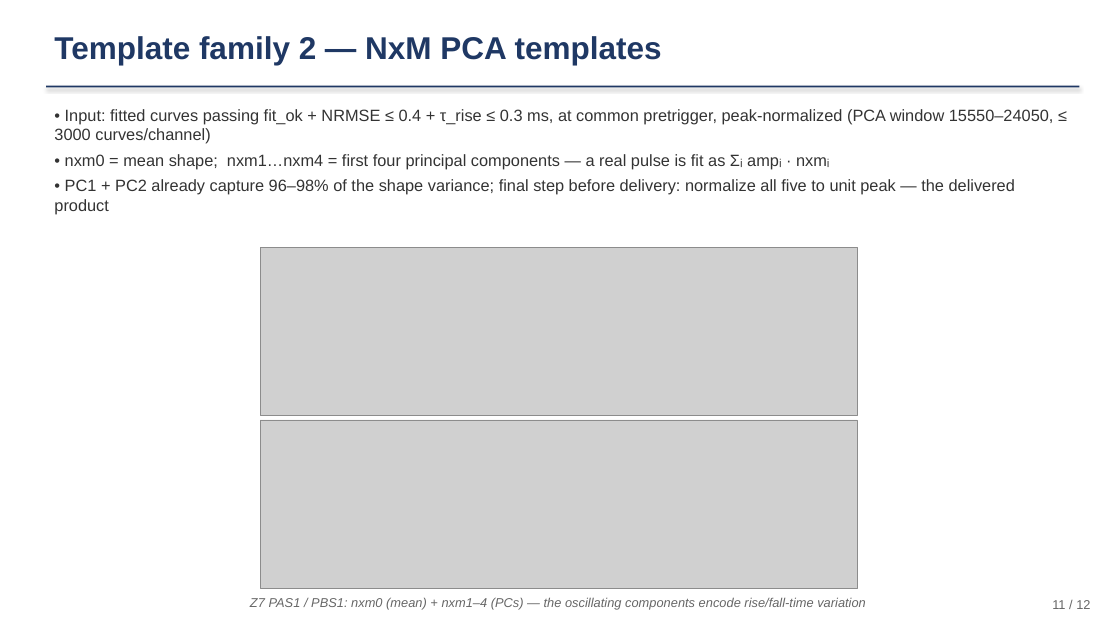
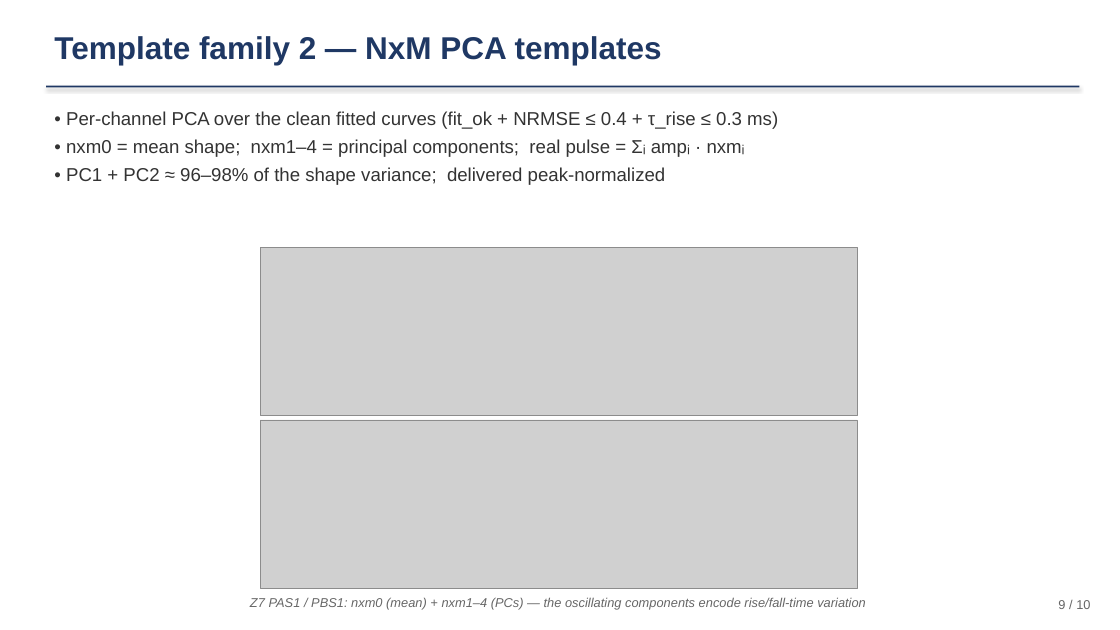
Before and after one commit to ZhihengLi0/urop, a slide deck: slide 9 of snolab/presentation/SNOLAB_R4_pulse_templates_20260715.pptx (slide 11 before the commit). Drawn at 1120x630 pixels with LibreOffice and Linux fonts; fonts in the diff are those of the drawing; grey boxes stand for pictures. Boxes give left, top, right and bottom in pixels: in the first picture for what was removed or moved away, otherwise in the second. Text is boxed around its words. In the diff, an @@ line names an element or a change of style, - is before the commit and + after.

```diff
--- a/snolab/presentation/SNOLAB_R4_pulse_templates_20260715.pptx
+++ b/snolab/presentation/SNOLAB_R4_pulse_templates_20260715.pptx
@@ text at box(66, 111, 778, 185): text changed; size 14 to 16 pt @@
-• Input: fitted curves passing fit_ok + NRMSE ≤ 0.4 + τ_rise ≤ 0.3 ms, at common pretrigger, peak-normalized (PCA window 15550–24050, ≤ 3000 curves/channel)
-• nxm0 = mean shape; nxm1…nxm4 = first four principal components — a real pulse is fit as Σᵢ ampᵢ · nxmᵢ
-• PC1 + PC2 already capture 96–98% of the shape variance; final step before delivery: normalize all five to unit peak — the delivered product
+• Per-channel PCA over the clean fitted curves (fit_ok + NRMSE ≤ 0.4 + τ_rise ≤ 0.3 ms)
+• nxm0 = mean shape; nxm1–4 = principal components; real pulse = Σᵢ ampᵢ · nxmᵢ
+• PC1 + PC2 ≈ 96–98% of the shape variance; delivered peak-normalized
@@ text at box(1058, 600, 1090, 609): text changed @@
-11 / 12
+9 / 10
```
Also in this commit, not shown: 9 other slides changed, 2 slides removed, 8 other files.
